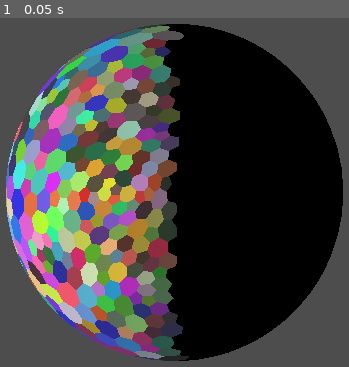
Above: before the commit, frame 1.
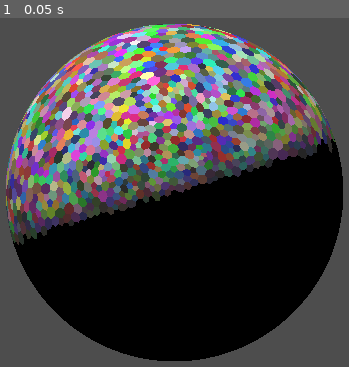
Above: after the commit, the same moment.

Repository: spuddydev/planetastic
Game: Godot game, scene res://src/planet/planet.tscn
Same seed, same stepped clock (60 frames per second), same inputs: the game is played once before the commit and once after it.
Inputs:
- Up to frame 1 (0.05 s): no input

The runs differ from the first frame. In frame 1, 51% of the frame differs, in the area x 1-99%, y 1-99%.

Commit message:
feat: speed up cell perturbance

Diff:
--- a/src/planet/planet.gd
+++ b/src/planet/planet.gd
@@ -12,11 +12,11 @@
 
 ## Subdivision level. 0 = 20 triangles, each level multiplies by 4.
 ## Level 3 (1280 triangles) is a good starting point.
-@export_range(0, 6) var level: int = 3:
+@export_range(0, 6) var level: int = 4:
 	set = _set_level
 
 ## How much to break the regular icosahedron pattern (0 = none, 1 = maximum).
-@export_range(0.0, 1.0, 0.01) var distortion: float = 0.5:
+@export_range(0.0, 1.0, 0.01) var distortion: float = 0.7:
 	set = _set_distortion
 
 ## Radius of the planet mesh in world units.
--- a/src/planet/planet.tscn
+++ b/src/planet/planet.tscn
@@ -4,10 +4,12 @@
 
 [node name="Planet" type="Node3D" unique_id=2084971532]
 script = ExtResource("1_planet")
+seed = -13592358137519
+distortion = 0.61
 radius = 10.0
 
 [node name="DirectionalLight3D" type="DirectionalLight3D" parent="." unique_id=1598283865]
-transform = Transform3D(1, 0, 0, 0, 1, 0, 0, 0, 1, -9.386819, 2.9174328, 0)
+transform = Transform3D(0.99978065, 0.02094242, 0, -0.0061229663, 0.29230735, 0.95630485, 0.020027338, -0.9560951, 0.29237148, -24.097275, 2.9174328, 0)
 
 [node name="Camera3D" type="Camera3D" parent="." unique_id=2002035134]
 transform = Transform3D(-4.371139e-08, 0, 1, 0, 1, 0, -1, 0, -4.371139e-08, 20, 0, 0)
--- a/src/sphere/perturber.gd
+++ b/src/sphere/perturber.gd
@@ -40,7 +40,9 @@
 
 ## Attempt to rotate a single edge. Returns true if the rotation was performed.
 static func _try_rotate_edge(data: SphereData, edge: Vector2i) -> bool:
-	var adj := data.get_edge_triangles(edge.x, edge.y)
+	# Duplicate so we have stable indices — _unregister_triangle modifies
+	# the underlying array in the dictionary.
+	var adj := data.get_edge_triangles(edge.x, edge.y).duplicate()
 	if adj.size() != 2:
 		return false
 
@@ -87,9 +89,12 @@
 		return false
 
 	# --- Perform the rotation ---
+	# Remove old triangles from adjacency before changing them.
+	data._unregister_triangle(adj[0])
+	data._unregister_triangle(adj[1])
+
 	# Old: tri_a = (A, B, C), tri_b = (A, B, D) [approximately]
 	# New: tri_a → (A, C, D), tri_b → (B, D, C)
-	# We must ensure correct CCW winding using cross product checks.
 	_set_triangle(data, adj[0], edge.x, c, d)
 	_set_triangle(data, adj[1], edge.y, d, c)
 
@@ -97,8 +102,9 @@
 	_ensure_outward_winding(data, adj[0])
 	_ensure_outward_winding(data, adj[1])
 
-	# Rebuild adjacency for the affected region.
-	data.build_adjacency()
+	# Re-register the modified triangles in adjacency.
+	data._register_triangle(adj[0])
+	data._register_triangle(adj[1])
 	return true
 
 
--- a/src/sphere/sphere_data.gd
+++ b/src/sphere/sphere_data.gd
@@ -78,3 +78,44 @@
 ## Get how many triangles share this vertex (its "valence").
 func get_vertex_neighbor_count(vi: int) -> int:
 	return _vertex_triangles[vi].size()
+
+
+## Remove a triangle from the adjacency caches (but not from the triangles array).
+## Used for incremental updates when rotating an edge.
+func _unregister_triangle(ti: int) -> void:
+	var tri := get_triangle(ti)
+	var verts := [tri.x, tri.y, tri.z]
+
+	# Remove from vertex → triangle cache.
+	for v in verts:
+		var arr: PackedInt32Array = _vertex_triangles[v]
+		var idx := arr.find(ti)
+		if idx != -1:
+			_vertex_triangles[v].remove_at(idx)
+
+	# Remove from edge → triangle cache.
+	for i in 3:
+		var key := SphereMath.edge_key(verts[i], verts[(i + 1) % 3])
+		if _edge_triangles.has(key):
+			var arr: PackedInt32Array = _edge_triangles[key]
+			var idx := arr.find(ti)
+			if idx != -1:
+				arr.remove_at(idx)
+			if arr.is_empty():
+				_edge_triangles.erase(key)
+
+
+## Add a triangle to the adjacency caches (assumes it's already in the triangles array).
+## Used for incremental updates when rotating an edge.
+func _register_triangle(ti: int) -> void:
+	var tri := get_triangle(ti)
+	var verts := [tri.x, tri.y, tri.z]
+
+	for v in verts:
+		_vertex_triangles[v].append(ti)
+
+	for i in 3:
+		var key := SphereMath.edge_key(verts[i], verts[(i + 1) % 3])
+		if not _edge_triangles.has(key):
+			_edge_triangles[key] = PackedInt32Array()
+		_edge_triangles[key].append(ti)
--- a/src/sphere/sphere_mesh_builder.gd
+++ b/src/sphere/sphere_mesh_builder.gd
@@ -38,5 +38,4 @@
 			st.add_vertex(c0)
 			st.add_vertex(c1)
 
-	st.generate_tangents()
 	return st.commit()
